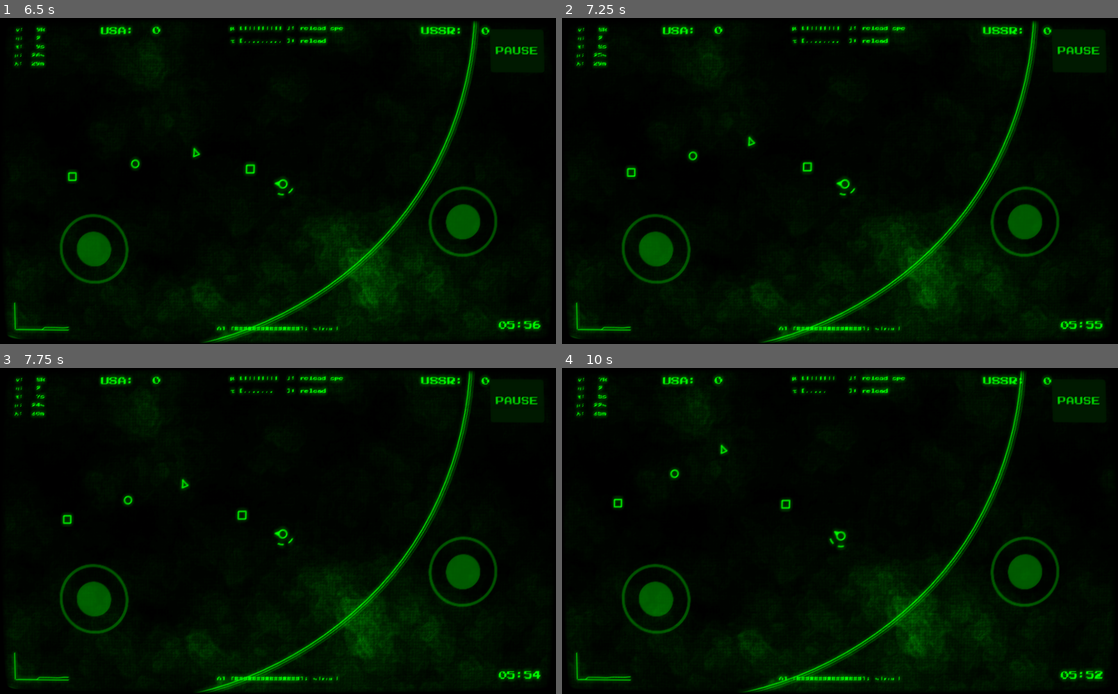
Above: before the commit, frames 1-4 (two rows, left to right).
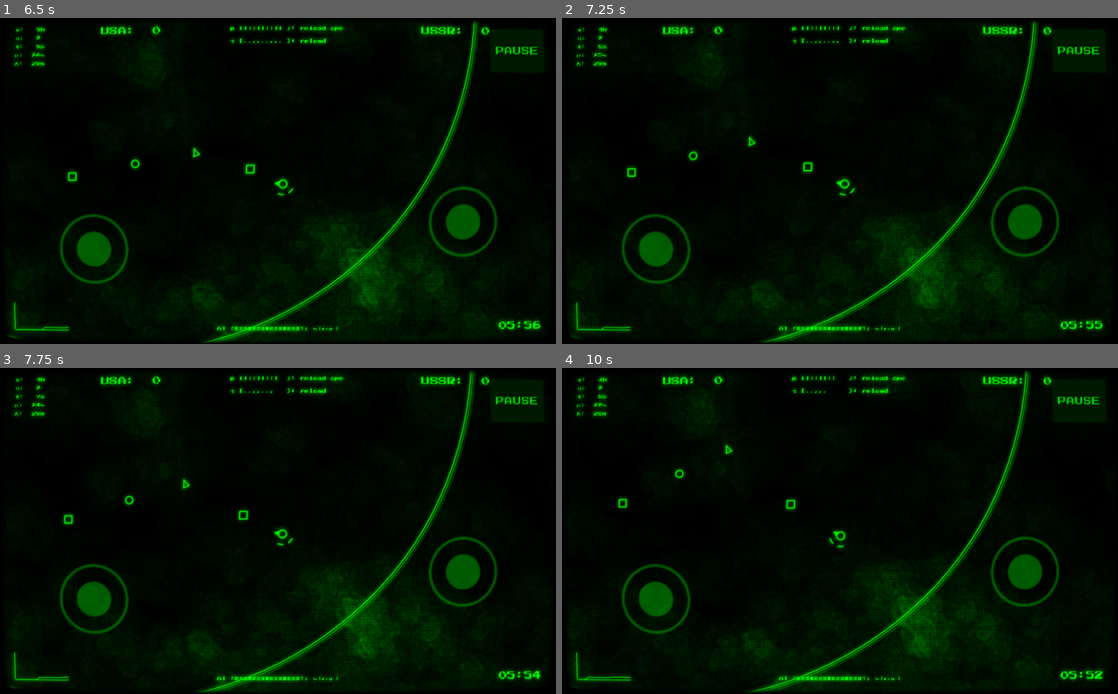
Above: after the commit, the same moments.

Repository: leopnt/submarine.io
Game: Godot game, scene res://pixelPlanets/GUI.tscn
The game is run twice, just before and just after one commit, with the same random seed, the same clock (stepped at 60 frames per second) and the same inputs.
Inputs (mouse positions are in pixels of both pictures, inside the frame that each line leads up to):
- Up to frame 1 (6.5 s): click "PLAY" at 0.5 s; click "Team Deathmatch" at 1.25 s; click "PAUSE" at 2 s; click "RESUME" at 2.75 s; tap Enter at 3.5 s; move the mouse to (400, 164) at 3.52 s; hold D (move_right) 3.53-4.25 s; hold Left (aim_left) 3.53-4.25 s; click (400, 164) at 3.67 s; drag from (166, 197) to (250, 246) at 4.27 s; move the mouse to (333, 109) at 5.02 s; hold D (move_right) 5.03-5.75 s; hold Space (shoot) 5.03-5.75 s; drag from (250, 246) to (77, 177) at 5.77 s
- Up to frame 2 (7.25 s): move the mouse to (1006, 229) at 6.52 s; hold A (move_left, bound only after the commit) from 6.53 s (still down); hold C from 6.53 s (still down)
- Up to frame 3 (7.75 s): release A (move_left, bound only after the commit) at 7.25 s; release C at 7.25 s; drag from (111, 482) to (244, 514) at 7.27 s
- Up to frame 4 (10 s): move the mouse to (867, 531) at 8.02 s; hold S (move_down) 8.03-8.75 s; hold Right (aim_right) 8.03-8.75 s; click (867, 531) at 8.17 s; drag from (756, 449) to (728, 547) at 8.77 s; move the mouse to (962, 514) at 9.52 s; hold W (move_up, bound only after the commit) from 9.53 s (still down); hold R from 9.53 s (still down)

Frame 1 is identical in both runs. In frame 2, 0.6% of the frame differs, in the area x 6-86%, y 1-99%; in frame 3, 1.4%; in frame 4, 2.9%, in the area x 1-86%, y 0-100%.

Commit message:
default input map qwerty

Diff:
--- a/project.godot
+++ b/project.godot
@@ -170,7 +170,7 @@
 }
 move_left={
 "deadzone": 0.2,
-"events": [ Object(InputEventKey,"resource_local_to_scene":false,"resource_name":"","device":0,"alt":false,"shift":false,"control":false,"meta":false,"command":false,"pressed":false,"scancode":81,"unicode":0,"echo":false,"script":null)
+"events": [ Object(InputEventKey,"resource_local_to_scene":false,"resource_name":"","device":0,"alt":false,"shift":false,"control":false,"meta":false,"command":false,"pressed":false,"scancode":65,"unicode":0,"echo":false,"script":null)
 , Object(InputEventJoypadMotion,"resource_local_to_scene":false,"resource_name":"","device":0,"axis":0,"axis_value":-1.0,"script":null)
  ]
 }
@@ -182,7 +182,7 @@
 }
 move_up={
 "deadzone": 0.2,
-"events": [ Object(InputEventKey,"resource_local_to_scene":false,"resource_name":"","device":0,"alt":false,"shift":false,"control":false,"meta":false,"command":false,"pressed":false,"scancode":90,"unicode":0,"echo":false,"script":null)
+"events": [ Object(InputEventKey,"resource_local_to_scene":false,"resource_name":"","device":0,"alt":false,"shift":false,"control":false,"meta":false,"command":false,"pressed":false,"scancode":87,"unicode":0,"echo":false,"script":null)
 , Object(InputEventJoypadMotion,"resource_local_to_scene":false,"resource_name":"","device":0,"axis":1,"axis_value":-1.0,"script":null)
  ]
 }
@@ -200,7 +200,7 @@
 }
 shoot_spe={
 "deadzone": 0.5,
-"events": [ Object(InputEventKey,"resource_local_to_scene":false,"resource_name":"","device":0,"alt":false,"shift":false,"control":false,"meta":false,"command":false,"pressed":false,"scancode":65,"unicode":0,"echo":false,"script":null)
+"events": [ Object(InputEventKey,"resource_local_to_scene":false,"resource_name":"","device":0,"alt":false,"shift":false,"control":false,"meta":false,"command":false,"pressed":false,"scancode":81,"unicode":0,"echo":false,"script":null)
 , Object(InputEventJoypadButton,"resource_local_to_scene":false,"resource_name":"","device":0,"button_index":4,"pressure":0.0,"pressed":false,"script":null)
  ]
 }
